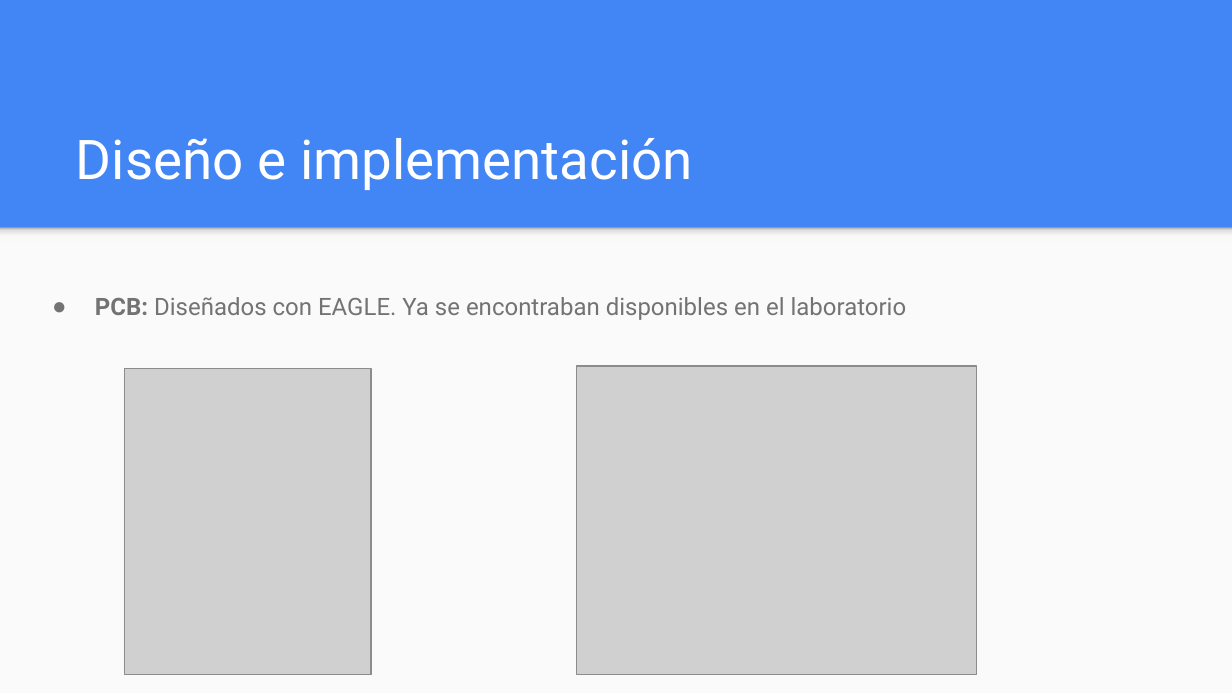
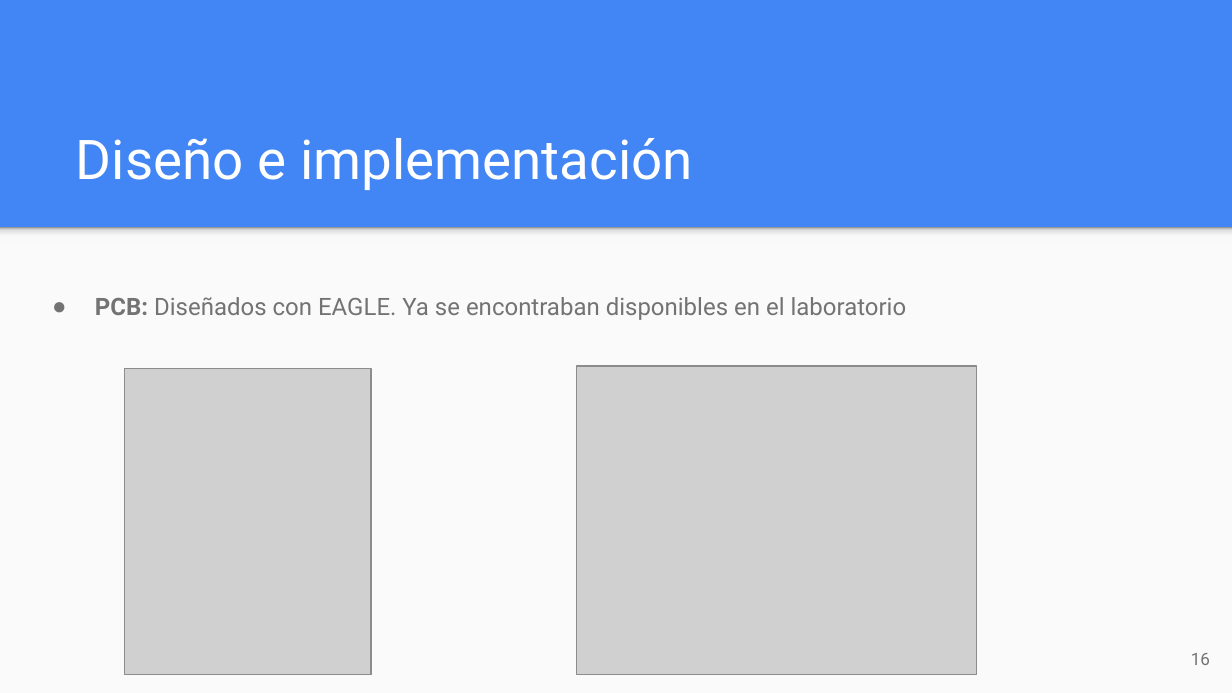
Before and after one commit to juandpenan/SistemasEmbebidos, a slide deck: slide 16 of Presentacion.pptx (slide 13 before the commit). Drawn at 1232x693 pixels with LibreOffice and Linux fonts; fonts in the diff are those of the drawing; grey boxes stand for pictures. Boxes give left, top, right and bottom in pixels: in the first picture for what was removed or moved away, otherwise in the second. Text is boxed around its words. In the diff, an @@ line names an element or a change of style, - is before the commit and + after.

```diff
--- a/Presentacion.pptx
+++ b/Presentacion.pptx
@@ page number added at <box>1191,653,1210,665</box>, 10 pt, text #737373 @@
+16
```
Also in this commit, not shown: 18 other slides changed, 6 slides added, 1 slide removed, 2 other files.
